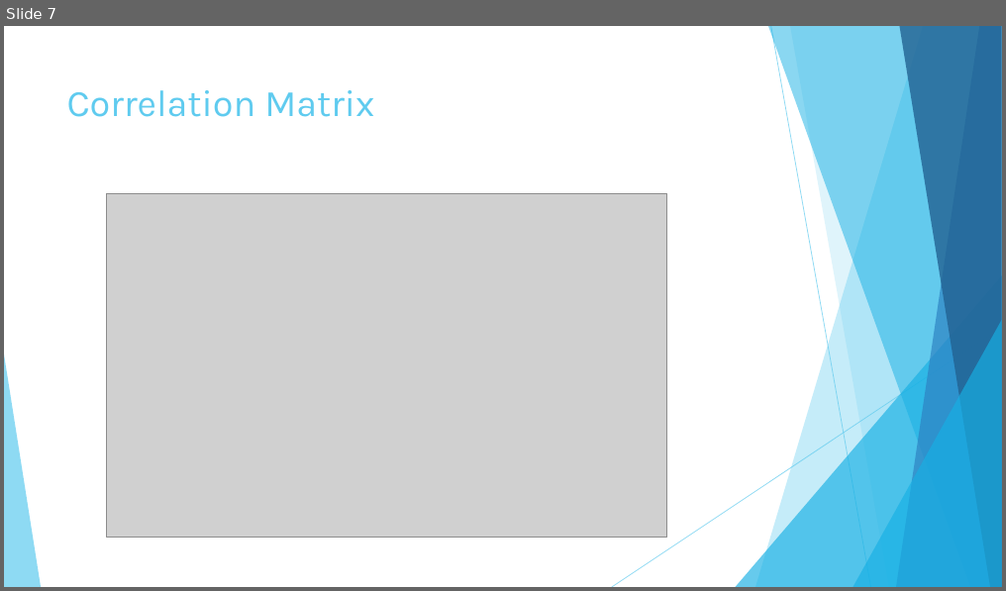
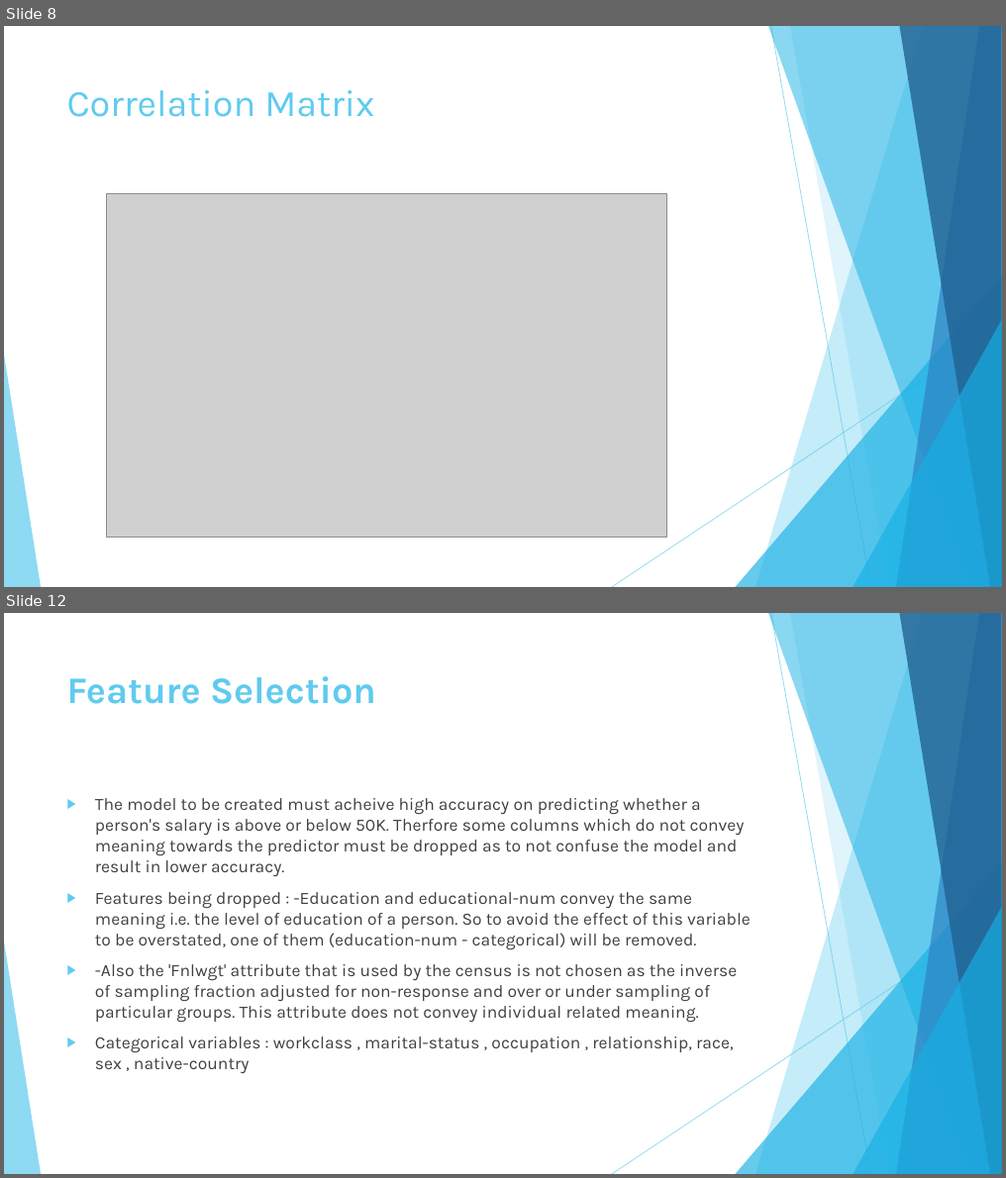
Before and after one commit to chandratop/IDS-Project, a slide deck: IDS Project – Adult Dataset.pptx. Shown one above the other, each under a label of ours: slide 7 before the commit, slides 8 and 12 after it; the slides between them are not shown. The pictures are 1006x591 and 1006x1178 pixels, drawn with LibreOffice and Linux fonts; fonts in the diff are those of the drawing; grey boxes stand for pictures. Boxes give left, top, right and bottom in pixels: in the first picture for what was removed or moved away, otherwise in the second. Text is boxed around its words. In the diff, an @@ line names an element or a change of style, - is before the commit and + after.

Commit message:
ppt

```diff
--- a/IDS Project – Adult Dataset.pptx
+++ b/IDS Project – Adult Dataset.pptx
@@ slide 12 added at <box>4,613,1002,1174</box>, background #FFFFFF; not listed: 10 template elements that a slide beside it also shows @@
@@ title added at <box>67,676,376,704</box>, 36 pt, text #5FCBEF, bold @@
+Feature Selection
@@ text added at <box>95,798,750,1074</box>, 16.6 pt, text #404040 @@
+▶ The model to be created must acheive high accuracy on predicting whether a person's salary is above or below 50K. Therfore some columns which do not convey meaning towards the predictor must be dropped as to not confuse the model and result in lower accuracy.
+▶ Features being dropped : -Education and educational-num convey the same meaning i.e. the level of education of a person. So to avoid the effect of this variable to be overstated, one of them (education-num - categorical) will be removed.
+▶ -Also the 'Fnlwgt' attribute that is used by the census is not chosen as the inverse of sampling fraction adjusted for non-response and over or under sampling of particular groups. This attribute does not convey individual related meaning.
+▶ Categorical variables : workclass , marital-status , occupation , relationship, race, sex , native-country
@@ what was slide 7 is now slide 8 @@
```
Also in this commit, not shown: 8 other slides added, 1 slide removed.
